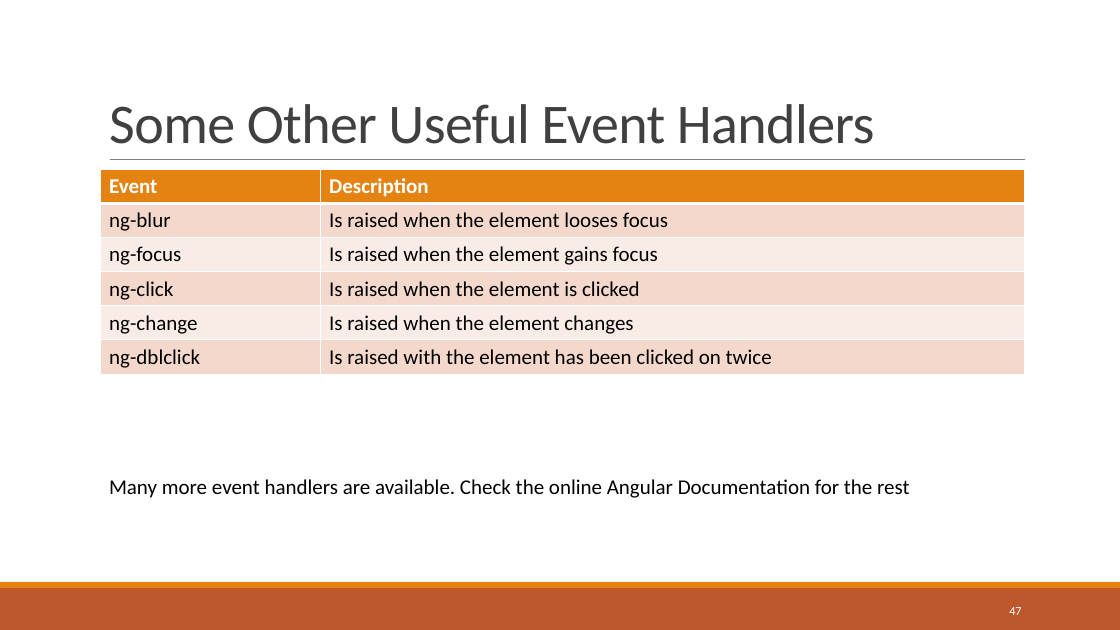
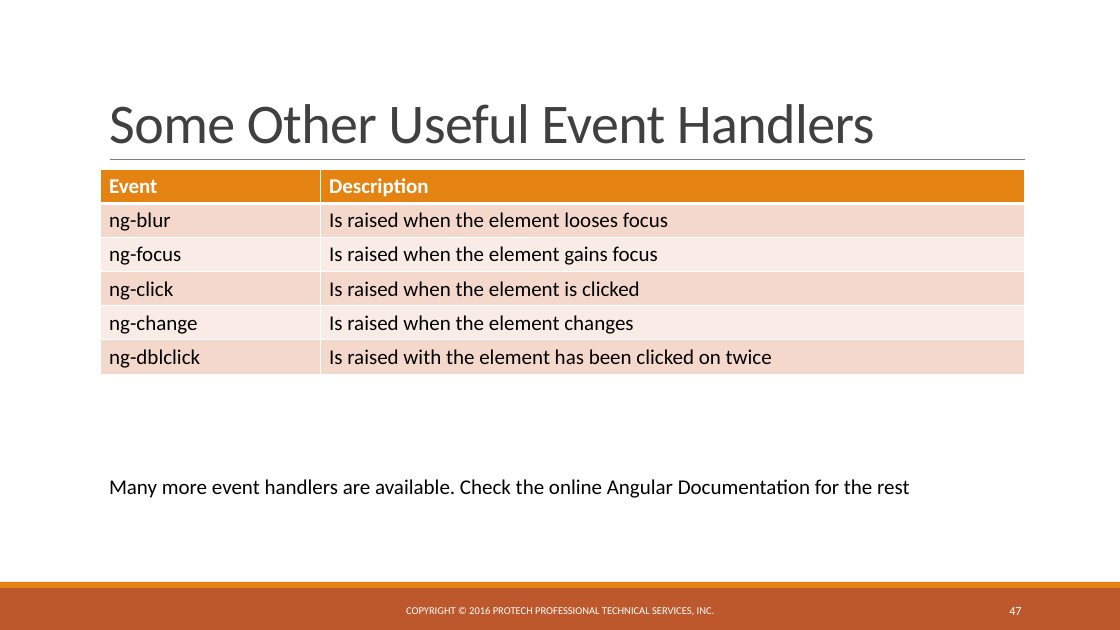
Before and after one commit to sbechtold/angularjs, a slide deck: slide 47 of materials/AngularJS.pptx. Drawn at 1120x630 pixels with LibreOffice and Linux fonts; fonts in the diff are those of the drawing. Boxes give left, top, right and bottom in pixels: in the first picture for what was removed or moved away, otherwise in the second. Text is boxed around its words. In the diff, an @@ line names an element or a change of style, - is before the commit and + after.

```diff
--- a/materials/AngularJS.pptx
+++ b/materials/AngularJS.pptx
@@ text added at box(406, 607, 715, 615), 9 pt, text #FFFFFF @@
+COPYRIGHT © 2016 PROTECH PROFESSIONAL TECHNICAL SERVICES, INC.
```
Also in this commit, not shown: 241 other slides changed.
